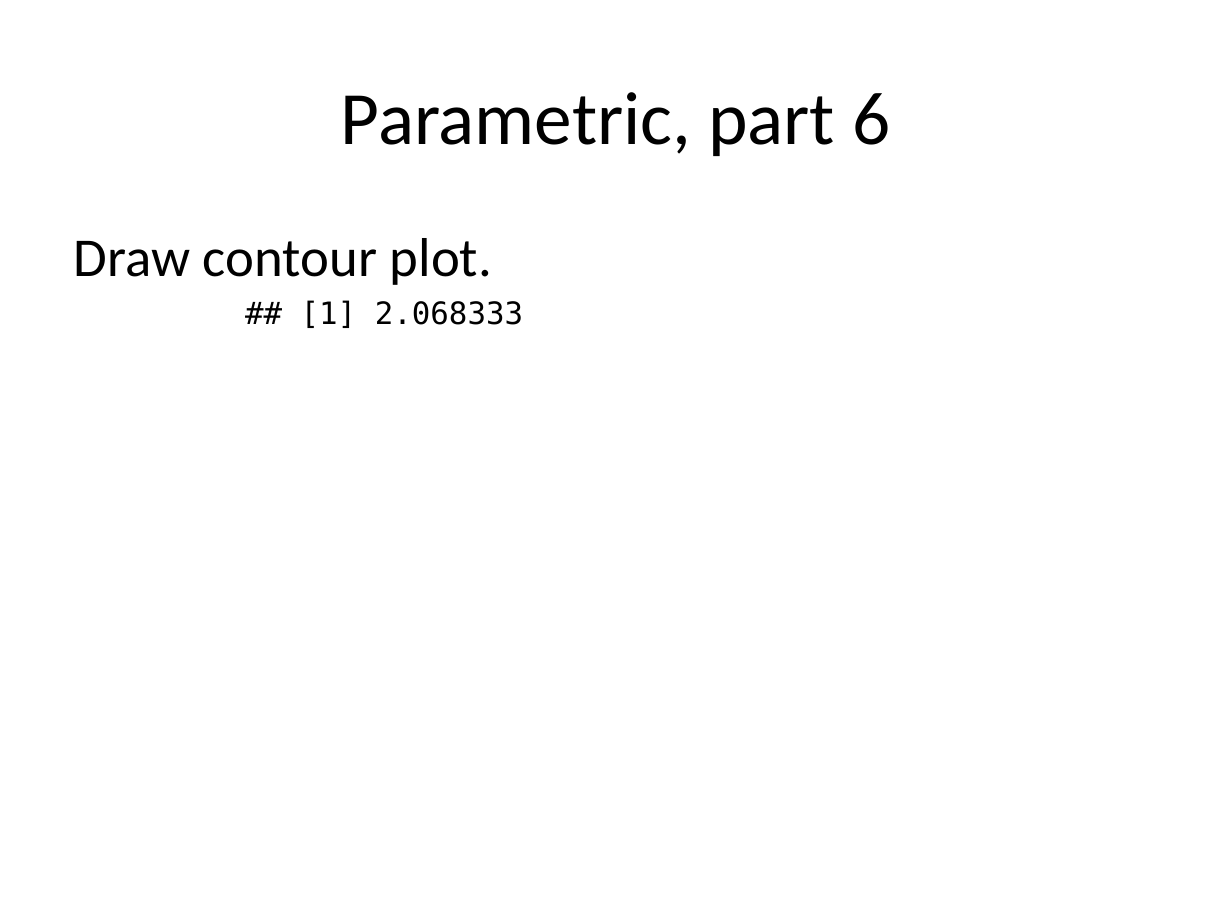
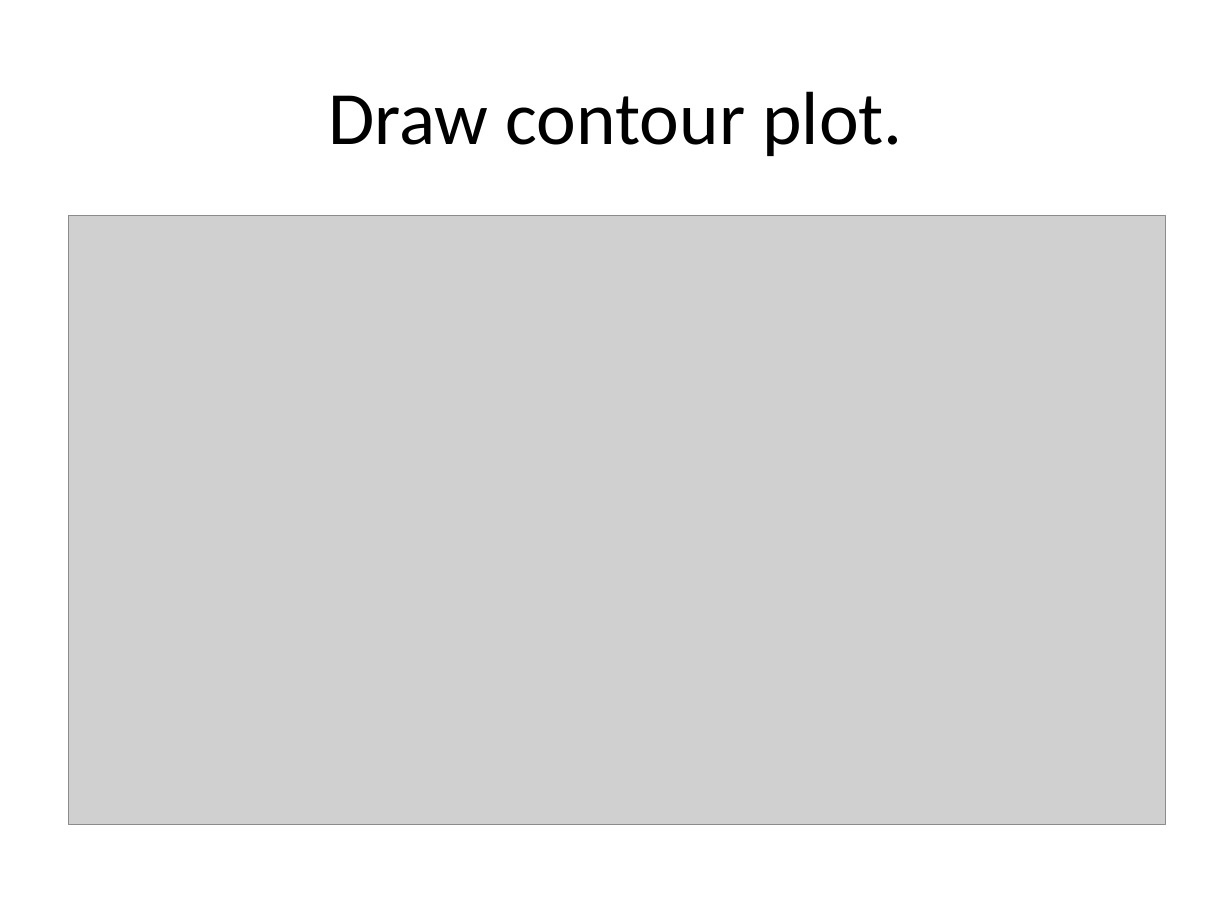
Before and after one commit to pmean/survival-lecture5, a slide deck: slide 25 of r/ppt5a.pptx (slide 28 before the commit). Drawn at 1232x924 pixels with LibreOffice and Linux fonts; fonts in the diff are those of the drawing; grey boxes stand for pictures. Boxes give left, top, right and bottom in pixels: in the first picture for what was removed or moved away, otherwise in the second. Text is boxed around its words. In the diff, an @@ line names an element or a change of style, - is before the commit and + after.

```diff
--- a/r/ppt5a.pptx
+++ b/r/ppt5a.pptx
@@ title at bbox=[328, 91, 903, 156]: text changed @@
-Parametric, part 6
+Draw contour plot.
@@ picture added at bbox=[69, 216, 1165, 824] @@
@@ text removed at bbox=[74, 238, 523, 328] @@
-Draw contour plot.
-## [1] 2.068333
```
Also in this commit, not shown: 2 other slides changed, 17 slides added, 23 slides removed, 3 other files.
